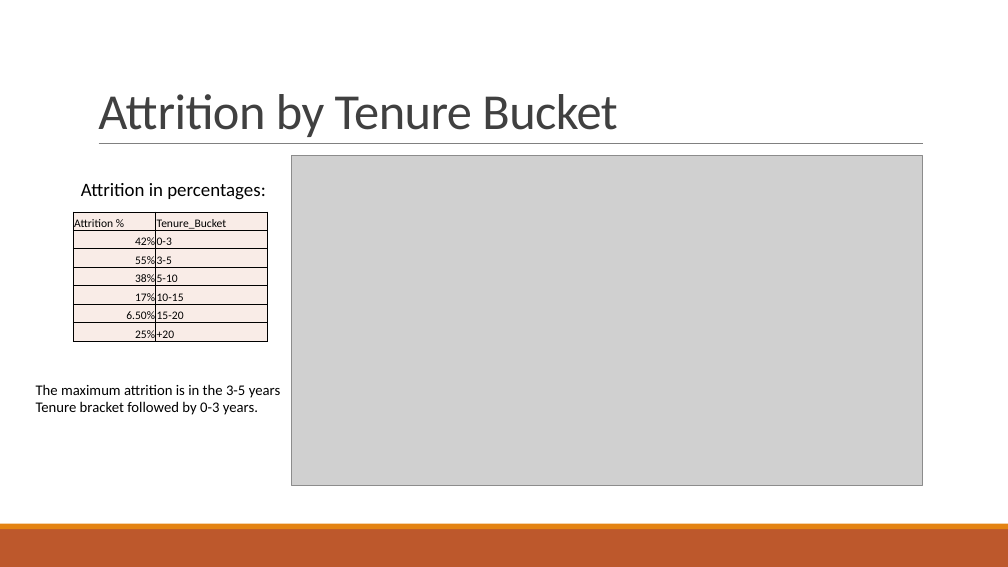
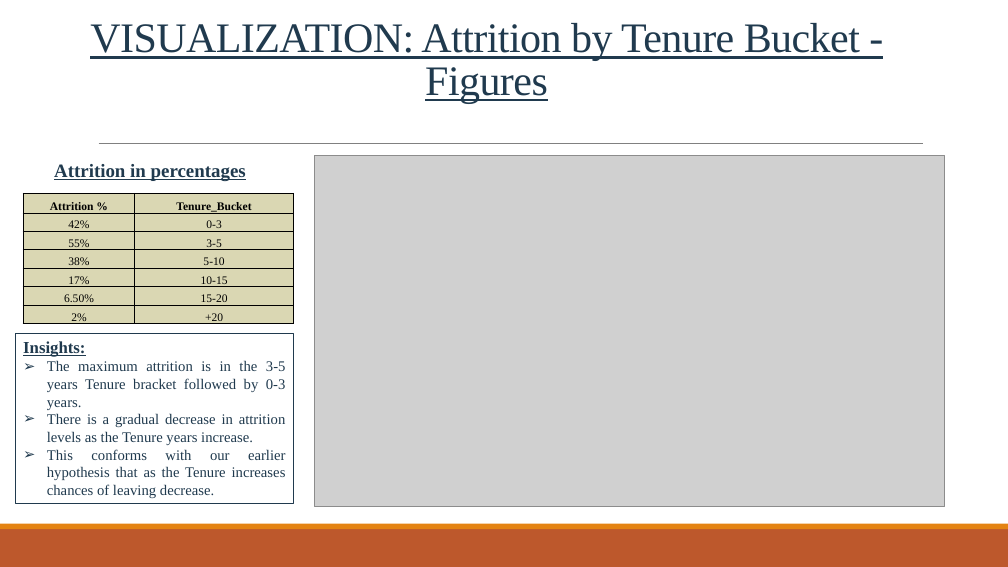
Before and after one commit to shuvayan/EloquentJavascript, a slide deck: slide 7 of HR Analytics – Employee Attrition.pptx (slide 8 before the commit). Drawn at 1008x567 pixels with LibreOffice and Linux fonts; fonts in the diff are those of the drawing; grey boxes stand for pictures. Boxes give left, top, right and bottom in pixels: in the first picture for what was removed or moved away, otherwise in the second. Text is boxed around its words. In the diff, an @@ line names an element or a change of style, - is before the commit and + after.

```diff
--- a/HR Analytics – Employee Attrition.pptx
+++ b/HR Analytics – Employee Attrition.pptx
@@ title at box(90, 23, 860, 103): text changed; size 48 to 40 pt; font Calibri to Times New Roman; text colour #404040 to #203A4E @@
-Attrition by Tenure Bucket
+VISUALIZATION: Attrition by Tenure Bucket - Figures
@@ text at box(54, 164, 246, 181): text changed; font Calibri to Times New Roman; text colour #000000 to #203A4E; bold on @@
-Attrition in percentages:
+Attrition in percentages
@@ picture: place and size @@
-picture at box(292, 155, 923, 485)
+picture at box(315, 155, 945, 507)
@@ table at box(23, 194, 294, 328) @@
-row 7, column 1: 25%
+row 7, column 1: 2%
@@ fill #FAEDE7 to #DAD7B3 in 14 cells @@
@@ font Calibri to Times New Roman @@
@@ bold on in "Attrition %", "Tenure_Bucket" @@
@@ alignment left to centre @@
@@ alignment right to centre @@
@@ table: place and size @@
-table at box(73, 212, 268, 342)
+table at box(23, 194, 294, 328)
@@ rectangle "Insights:": place and size @@
-rectangle "Insights:" at box(36, 384, 281, 415)
+rectangle "Insights:" at box(16, 333, 293, 504)
@@ rectangle "Insights:" at box(16, 333, 293, 504): outline none to #203A4E 1 pt @@
@@ text in rectangle at box(23, 341, 85, 357): paragraph added @@
+Insights:
@@ text in rectangle at box(47, 360, 286, 410): font Calibri to Times New Roman, text colour #000000 to #203A4E in "The maximum attrition is in the 3-5 ..."; alignment left to justified; bullet none to ➢ @@
@@ text in rectangle at box(47, 413, 286, 498): paragraphs added @@
+➢ There is a gradual decrease in attrition levels as the Tenure years increase.
+➢ This conforms with our earlier hypothesis that as the Tenure increases chances of leaving decrease.
```
Also in this commit, not shown: 6 other slides changed, 12 slides added, 4 slides removed.
